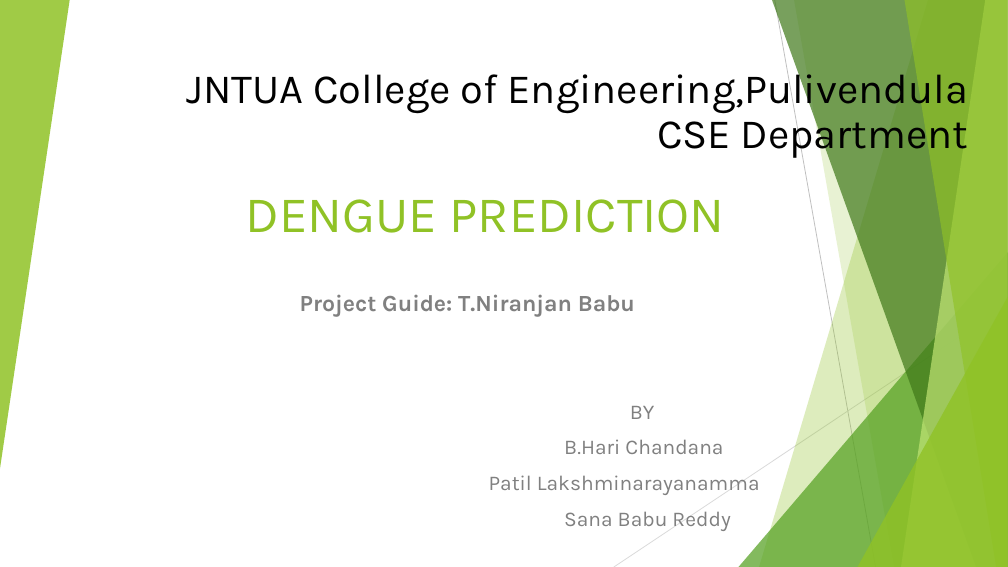
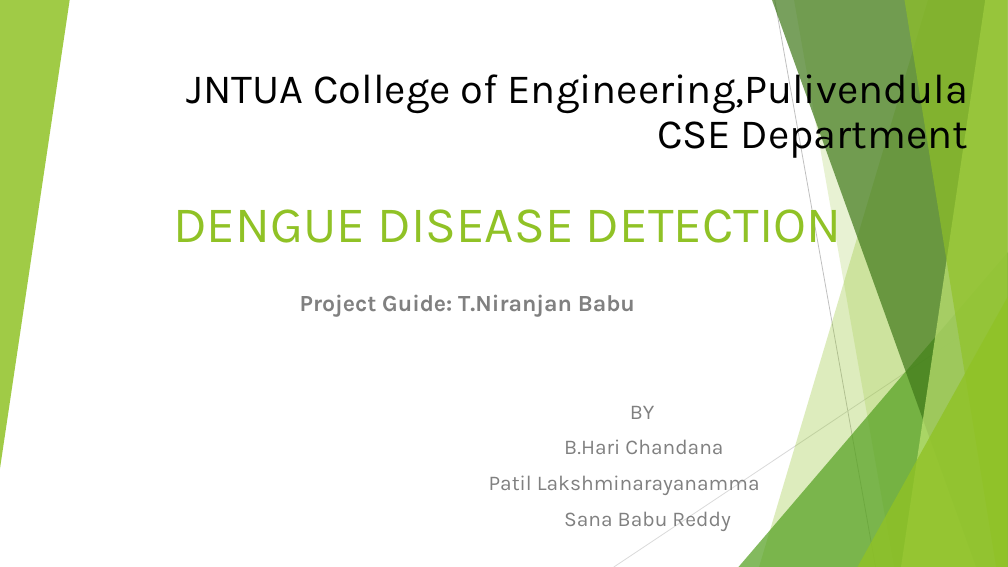
Before and after one commit to sanababureddy/clg_pro_dengu_detection, a slide deck: slide 1 of dengue review 2.pptx. Drawn at 1008x567 pixels with LibreOffice and Linux fonts; fonts in the diff are those of the drawing. Boxes give left, top, right and bottom in pixels: in the first picture for what was removed or moved away, otherwise in the second. Text is boxed around its words. In the diff, an @@ line names an element or a change of style, - is before the commit and + after.

```diff
--- a/dengue review 2.pptx
+++ b/dengue review 2.pptx
@@ title at [173,196,842,255]: text changed @@
-DENGUE PREDICTION
+DENGUE DISEASE DETECTION
```
Also in this commit, not shown: 2 other files.
